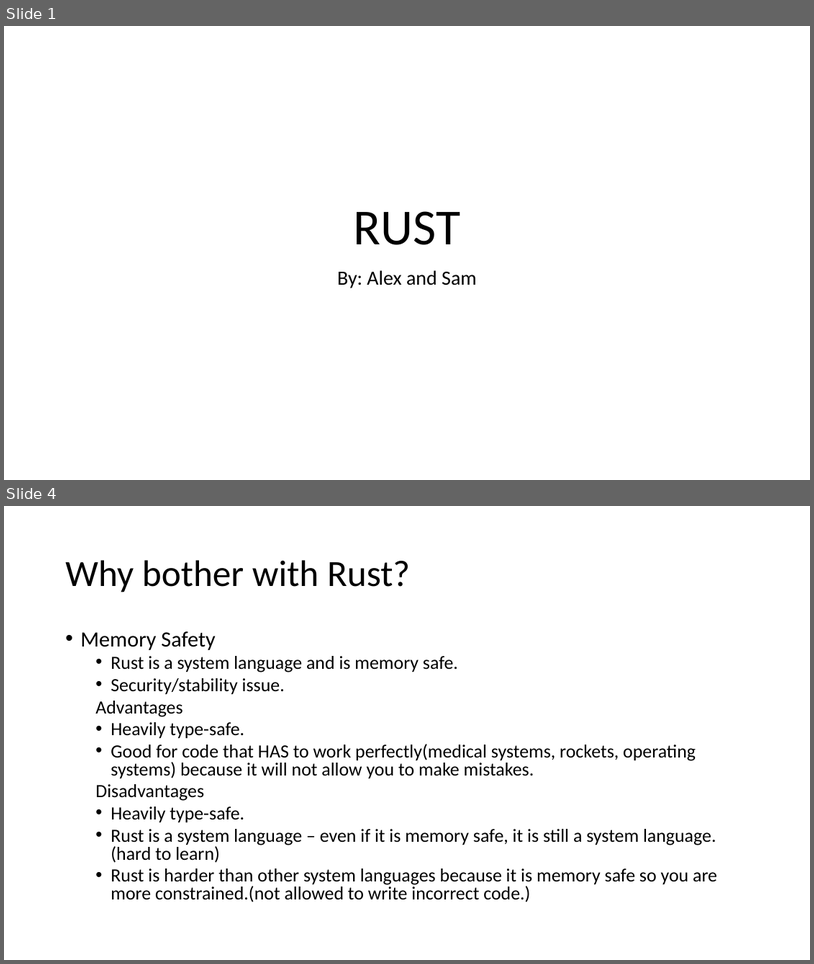
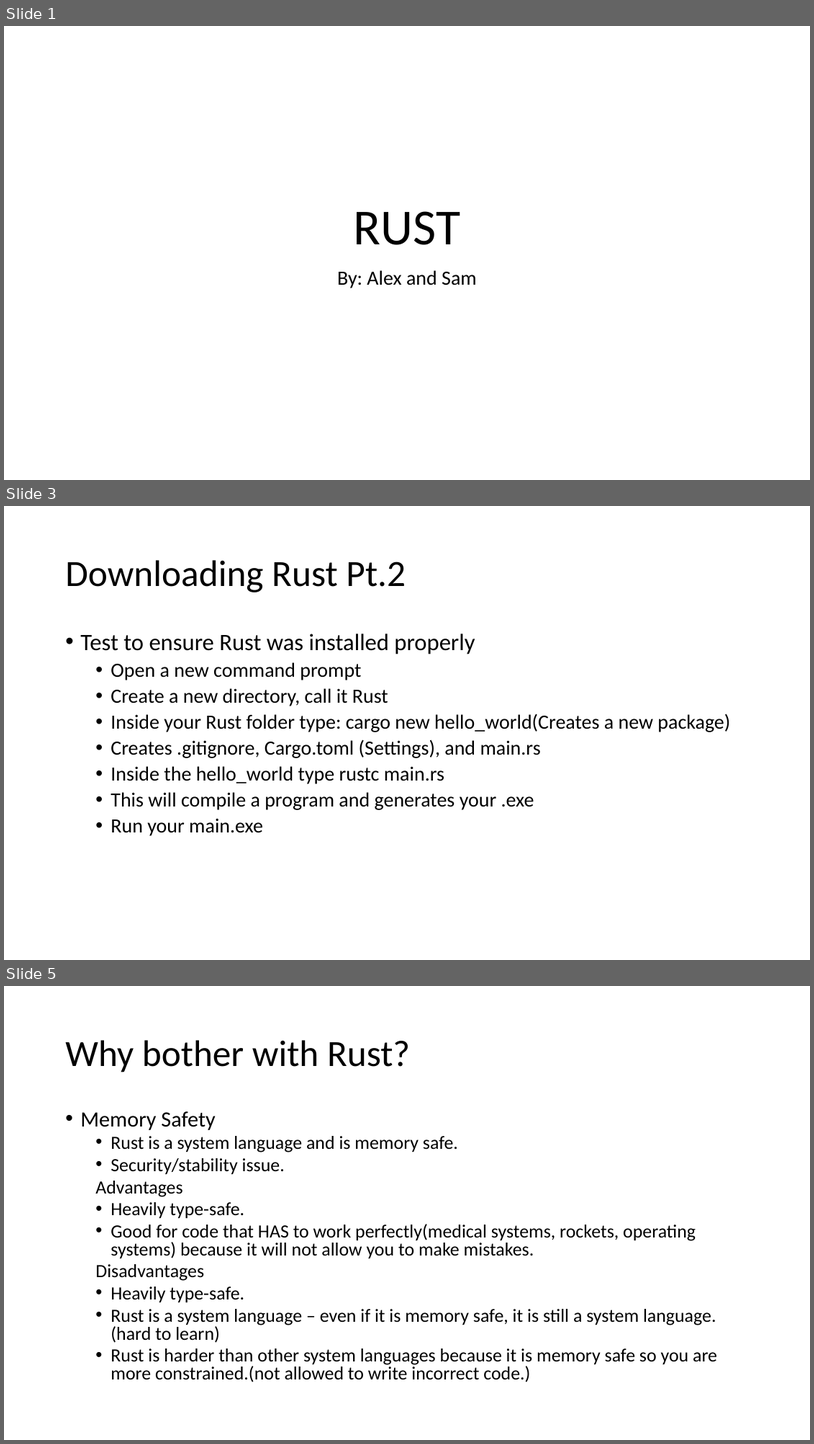
Before and after one commit to AlexbMitchelmore/WebDevRust, a slide deck: RUST.pptx. Shown one above the other, each under a label of ours: slides 1 and 4 before the commit, slides 1, 3 and 5 after it; the slides between them are not shown. The pictures are 814x964 and 814x1444 pixels, drawn with LibreOffice and Linux fonts; fonts in the diff are those of the drawing. Boxes give left, top, right and bottom in pixels: in the first picture for what was removed or moved away, otherwise in the second. Text is boxed around its words. In the diff, an @@ line names an element or a change of style, - is before the commit and + after.

```diff
--- a/RUST.pptx
+++ b/RUST.pptx
@@ slide 3 added at (x1=4, y1=506, x2=810, y2=960), background #FFFFFF @@
@@ title added at (x1=65, y1=560, x2=406, y2=592), 44 pt, text #000000 @@
+Downloading Rust Pt.2
@@ text added at (x1=80, y1=633, x2=730, y2=836), 24 pt, text #000000 @@
+• Test to ensure Rust was installed properly
+  • Open a new command prompt
+  • Create a new directory, call it Rust
+  • Inside your Rust folder type: cargo new hello_world(Creates a new package)
+  • Creates .gitignore, Cargo.toml (Settings), and main.rs
+  • Inside the hello_world type rustc main.rs
+  • This will compile a program and generates your .exe
+  • Run your main.exe
@@ what was slide 4 is now slide 5 @@
```
Also in this commit, not shown: 1 slide changed, 1 other slide added, 1 slide removed.
